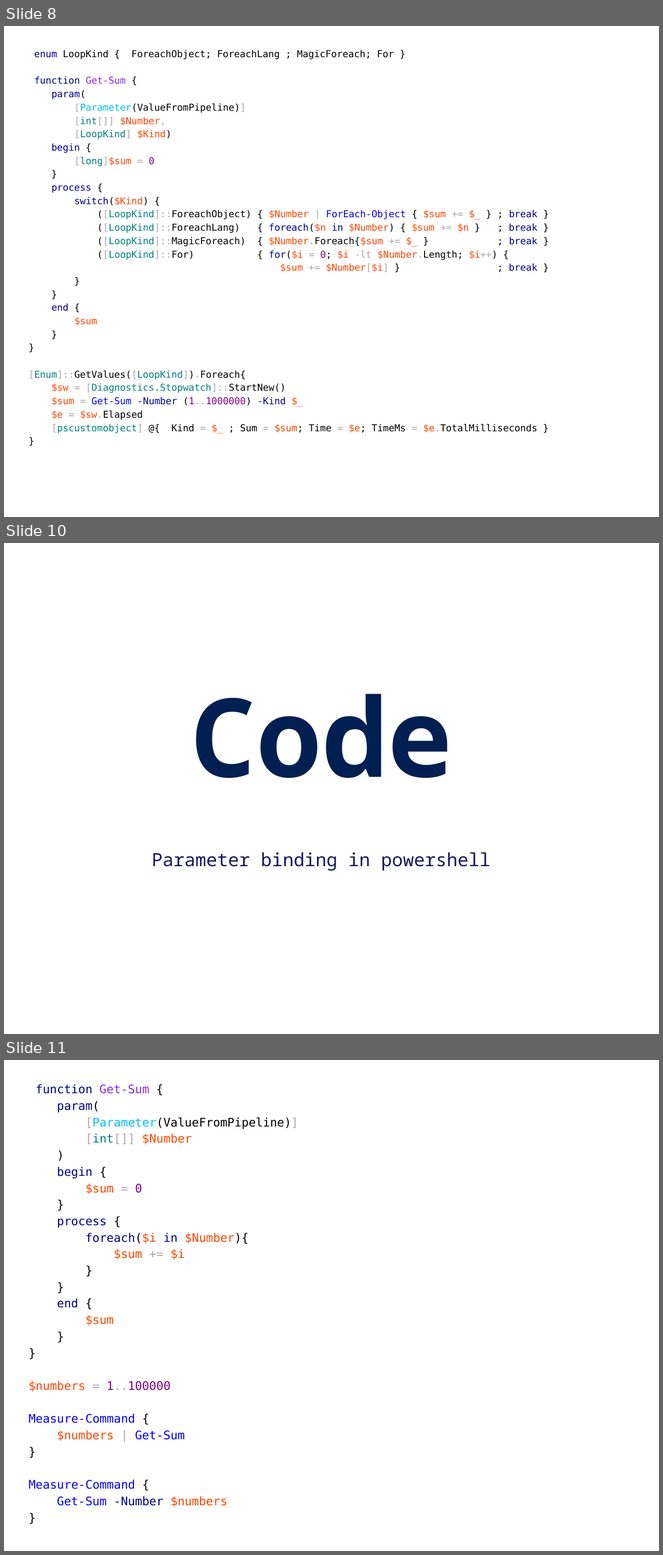
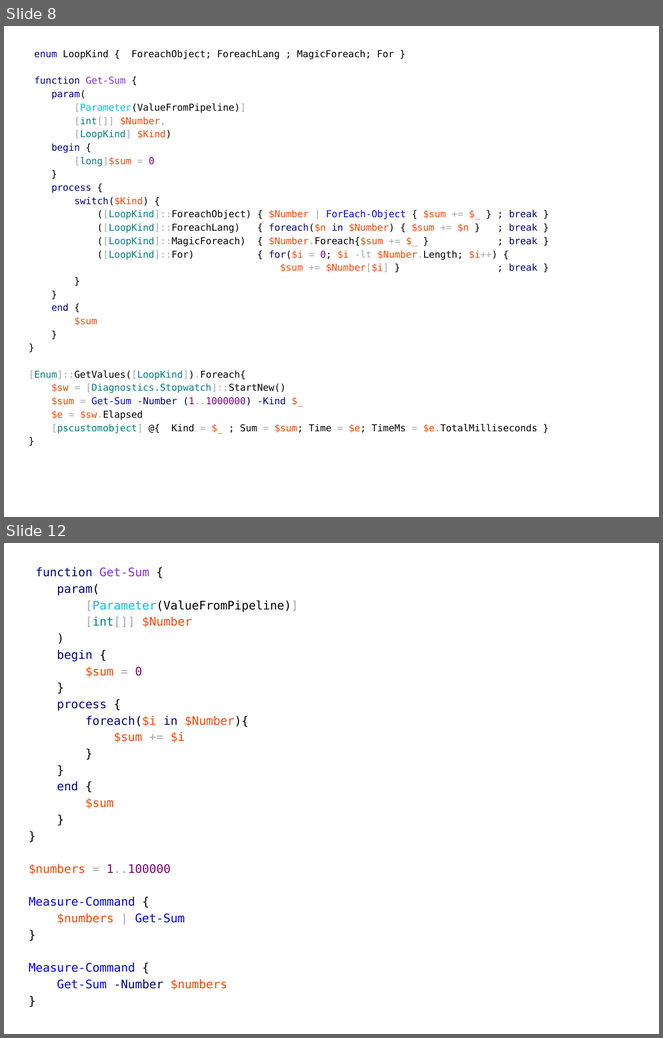
Before and after one commit to powercode/PSConfEU, a slide deck: PSCONFEU_Perf2017.pptx. Shown one above the other, each under a label of ours: slides 8, 10 and 11 before the commit, slides 8 and 12 after it; the slides between them are not shown. The pictures are 663x1555 and 663x1038 pixels, drawn with LibreOffice and Linux fonts; fonts in the diff are those of the drawing; background and template pictures are left out. Boxes give left, top, right and bottom in pixels: in the first picture for what was removed or moved away, otherwise in the second. Text is boxed around its words. In the diff, an @@ line names an element or a change of style, - is before the commit and + after.

```diff
--- a/PSCONFEU_Perf2017.pptx
+++ b/PSCONFEU_Perf2017.pptx
@@ slide 10 removed at [4, 543, 659, 1034], background #FFFFFF @@
@@ title removed at [191, 694, 453, 778] @@
-Code
@@ text removed at [152, 852, 490, 871] @@
-Parameter binding in powershell
@@ what was slide 11 is now slide 12 @@
```
Also in this commit, not shown: 1 slide changed, 2 slides added, 11 other files.
